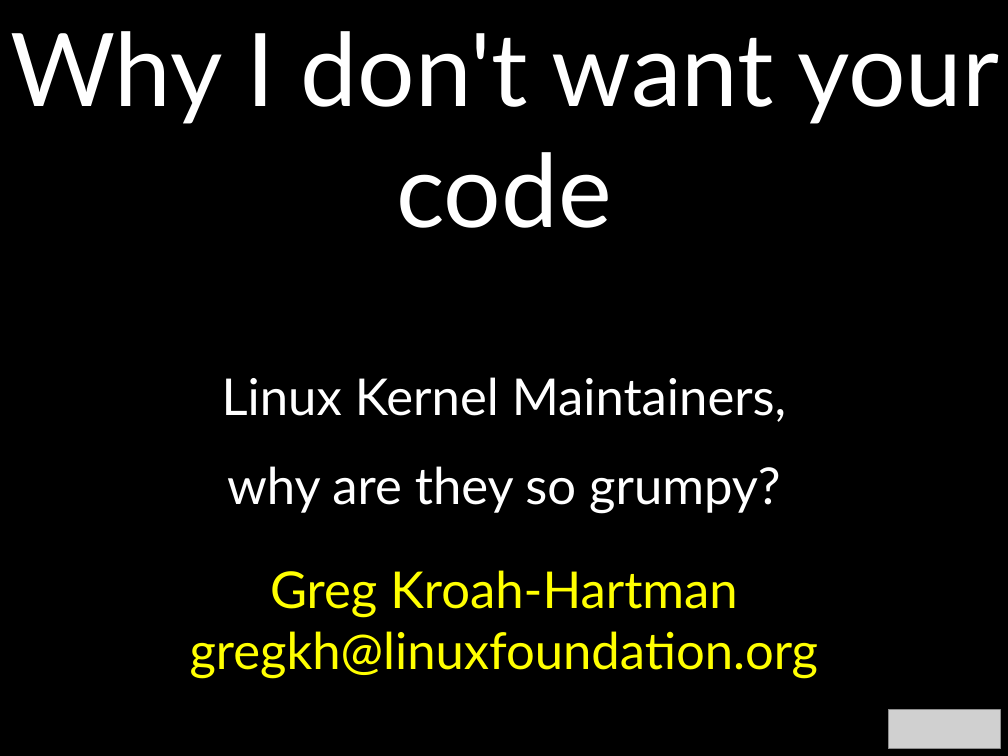
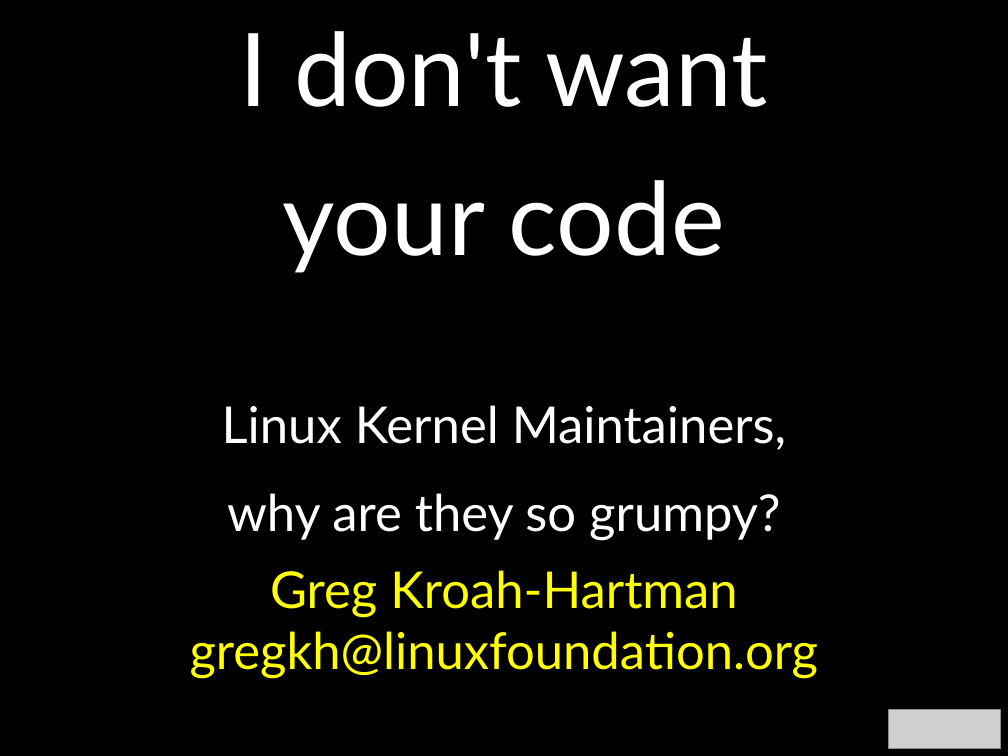
Before and after one commit to gregkh/presentation-linux-maintainer, a slide deck: slide 1 of maintainer.odp. Drawn at 1008x756 pixels with LibreOffice and Linux fonts; fonts in the diff are those of the drawing; grey boxes stand for pictures. Boxes give left, top, right and bottom in pixels: in the first picture for what was removed or moved away, otherwise in the second. Text is boxed around its words. In the diff, an @@ line names an element or a change of style, - is before the commit and + after.

```diff
--- a/maintainer.odp
+++ b/maintainer.odp
@@ text at [240,31,768,273]: text changed @@
-Why I don't want your code
+I don't want
+your code
```
Also in this commit, not shown: 9 other slides changed, 1 other file.
